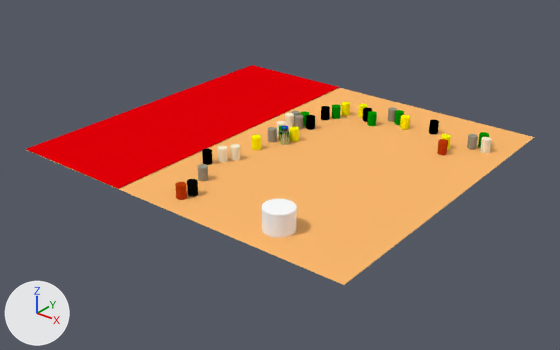
The Blender file res/map1.blend as it was, and as the next commit left it.
One viewpoint serves both versions: a 50 mm lens placed at (6.44, -8.15, 4.52), pointed at (0.11, -0.24, -0.39). The lights are fixed; the arrows at lower left show +X, +Y and +Z.

In view in the first picture: 'Floor', '_OutOfBounds', '_base_pos', 'green_barrel.009', 'silver_barrel.001', 'silver_barrel.003', 'yellow_barrel.003', 'yellow_barrel.009'.
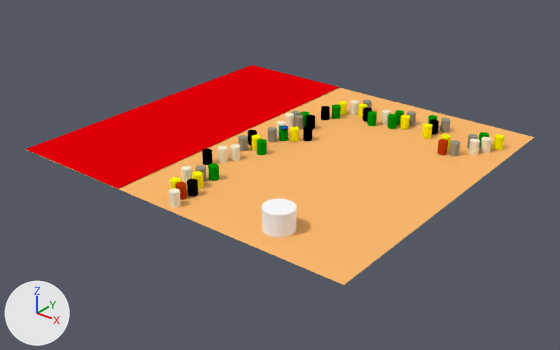
The change in detail:
Object 'green_barrel.006' (ob_green_barrel_006) moves from (0.0, 0.0, 0.098) to (-0.03, -0.48, 0.098).
Object 'green_barrel.007' (ob_green_barrel_007) moves from (0.0, 0.0, 0.098) to (0.0, -1.5, 0.098).
Object 'green_barrel.008' (ob_green_barrel_008) moves from (0.0, 0.0, 0.098) to (0.9, 1.5, 0.098).
Object 'green_barrel.009' (ob_green_barrel_009) moves from (0.0, 0.0, 0.098) to (1.4, 1.84, 0.098).
Object 'grey_barrel.005' (ob_grey_barrel_005) moves from (0.0, 0.0, 0.098) to (-0.22, -1.78, 0.098).
Object 'grey_barrel.006' (ob_grey_barrel_006) moves from (0.0, 0.0, 0.098) to (0.12, 1.63, 0.098).
Object 'grey_barrel.007' (ob_grey_barrel_007) moves from (0.0, 0.0, 0.098) to (2.3, 1.4, 0.098).
Object 'grey_barrel.008' (ob_grey_barrel_008) moves from (0.0, 0.0, 0.098) to (0.74, 1.59, 0.098).
Object 'grey_barrel.009' (ob_grey_barrel_009) moves from (0.0, 0.0, 0.098) to (0.13, -2.34, 0.098).
Object 'silver_barrel.001' (ob_silver_barrel_001) moves from (-0.1, -1.6, 0.098) to (-0.1, -1.64, 0.098).
Object 'silver_barrel.003' (ob_silver_barrel_003) moves from (0.75, 1.75, 0.098) to (1.06, 1.79, 0.098).
Object 'silver_barrel.006' (ob_silver_barrel_006) moves from (0.0, 0.0, 0.098) to (-0.33, -0.54, 0.098).
Object 'silver_barrel.007' (ob_silver_barrel_007) moves from (0.0, 0.0, 0.098) to (0.25, 1.8, 0.098).
Object 'silver_barrel.008' (ob_silver_barrel_008) moves from (0.0, 0.0, 0.098) to (1.6, 1.87, 0.098).
Object 'silver_barrel.009' (ob_silver_barrel_009) moves from (0.0, 0.0, 0.098) to (2.11, 1.18, 0.098).
Object 'chrome_barrel.006' (ob_chrome_barrel_006) moves from (0.0, 0.0, 0.098) to (-0.36, -0.3, 0.098).
Object 'chrome_barrel.007' (ob_chrome_barrel_007) moves from (0.0, 0.0, 0.098) to (0.18, 0.32, 0.098).
Object 'yellow_barrel.003' (ob_yellow_barrel_003) moves from (0.04, 1.5, 0.098) to (-0.02, 1.5, 0.098).
Object 'yellow_barrel.006' (ob_yellow_barrel_006) moves from (0.0, 0.0, 0.098) to (0.0, -1.8, 0.098).
Object 'yellow_barrel.007' (ob_yellow_barrel_007) moves from (0.0, 0.0, 0.098) to (2.5, 1.77, 0.098).
Object 'yellow_barrel.008' (ob_yellow_barrel_008) moves from (0.0, 0.0, 0.098) to (-0.1, -2.1, 0.098).
Object 'yellow_barrel.009' (ob_yellow_barrel_009) moves from (0.0, 0.0, 0.098) to (1.5, 1.5, 0.098).

Where the change shows, as pixel boxes (x1, y1, x2, y2) in the pictures (560 x 350 px):
'grey_barrel.009', moved: before (280, 129, 289, 145); after (169, 189, 181, 208)
'yellow_barrel.009', moved: before (280, 132, 289, 145); after (422, 123, 432, 139)
'silver_barrel.003', moved: before (388, 107, 397, 122); after (407, 111, 416, 126)
'silver_barrel.001', moved: before (198, 164, 208, 181); after (195, 165, 206, 182)
'green_barrel.007', moved (not visible before): after (208, 163, 219, 181)
'green_barrel.006', moved (not visible before): after (257, 139, 267, 155)
'grey_barrel.005', moved (not visible before): after (181, 166, 192, 184)
'grey_barrel.007', moved (not visible before): after (469, 139, 480, 155)
'silver_barrel.009', moved (not visible before): after (449, 140, 460, 156)
'yellow_barrel.007', moved (not visible before): after (493, 134, 504, 150)
'yellow_barrel.003', moved: before (341, 102, 350, 116); after (338, 101, 347, 115)
'silver_barrel.006', moved (not visible before): after (238, 135, 248, 151)
'chrome_barrel.007', moved (not visible before): after (303, 126, 313, 141)
'green_barrel.008', moved (not visible before): after (388, 114, 397, 129)
'yellow_barrel.006', moved (not visible before): after (192, 171, 203, 189)
'silver_barrel.008', moved (not visible before): after (440, 118, 450, 133)
'grey_barrel.006', moved (not visible before): after (350, 100, 359, 115)
'grey_barrel.008', moved (not visible before): after (382, 110, 391, 125)
'yellow_barrel.008', moved (not visible before): after (170, 177, 181, 189)
'chrome_barrel.006', moved (not visible before): after (248, 130, 257, 145)
'green_barrel.009', moved: before (280, 132, 289, 145); after (428, 115, 438, 124)
'silver_barrel.007', moved (not visible before): after (363, 100, 372, 108)
